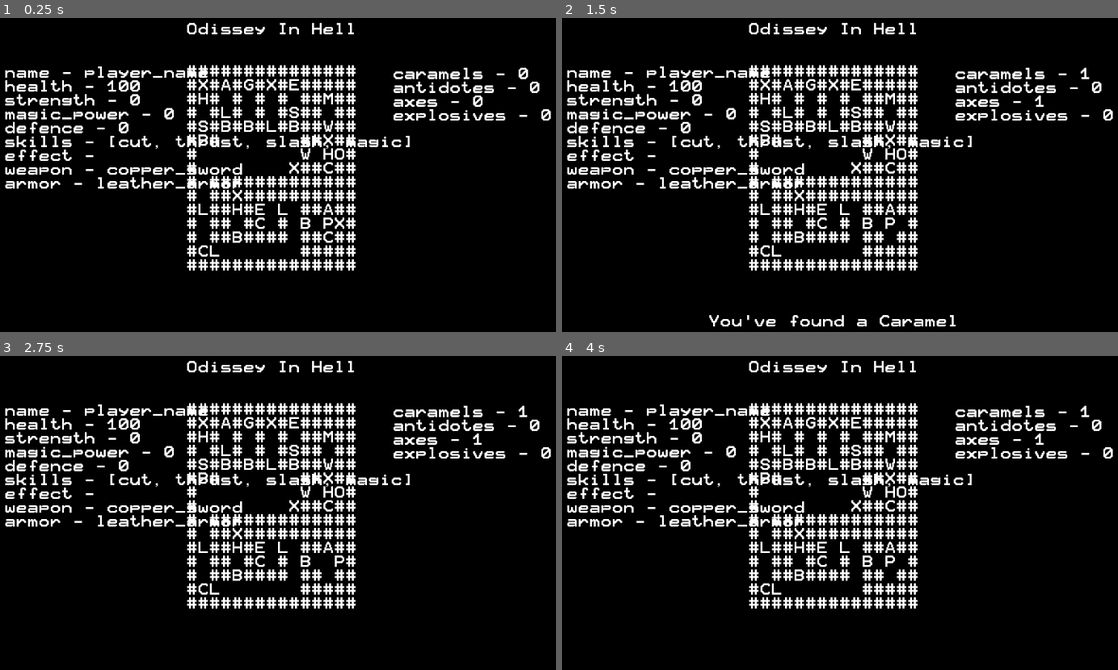
Above: before the commit, frames 1-4 (two rows, left to right).
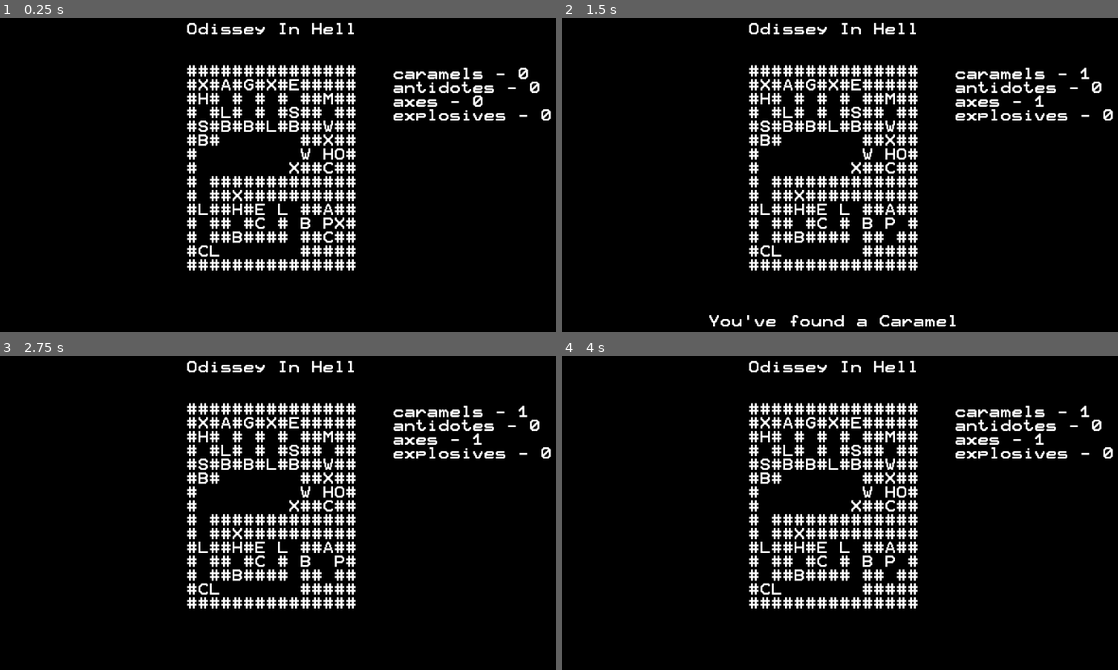
Above: after the commit, the same moments.

Repository: Dukebot/Odissey-in-Hell
Game: Godot game, scene res://src/Main.tscn
Same seed, same stepped clock (60 frames per second), same inputs: the game is played once before the commit and once after it.
Inputs:
- Up to frame 1 (0.25 s): no input
- Up to frame 2 (1.5 s): tap Enter at 0.5 s; hold Right (move_right) 0.53-1.28 s; tap Space (continue) at 0.6, 1.25, 1.35 s; hold Down (move_down) from 1.28 s (still down)
- Up to frame 3 (2.75 s): tap Space (continue) at 2, 2.3 s; release Down (move_down) at 2.03 s; hold Right (move_right) from 2.03 s (still down); tap N (no) at 2.1 s
- Up to frame 4 (4 s): tap Space (continue) at 2.75, 3.05, 3.5, 3.6 s; release Right (move_right) at 2.78 s; hold Up (move_up) 2.78-3.53 s; tap Y (yes) at 2.85 s; hold Left (move_left) from 3.53 s (still down)

The runs differ from the first frame. In frame 1, 4.2% of the frame differs, in the area x 0-74%, y 15-55%; in frame 2, 4.2%; in frame 3, 4.2%; in frame 4, 4.2%.

Commit message:
Mejoras en el estado del combate.

Diff:
--- a/src/CombatState.gd
+++ b/src/CombatState.gd
@@ -12,24 +12,26 @@
 
 func process_state():
 	var player = main.player
-	var skills = main.skills
 	var map = main.map
 
 	if turn == 0:
-		show_player_attack_selection()
+		show_attack_selection(player)
 		turn = 1
 
 	elif turn == 1:
-		var skill_key = get_player_skill_selection()
+		var skill_key = get_skill_selection(player)
 		if skill_key:
 			attack(player, skill_key, enemy)
+			if enemy["health"] < 0:
+				map[enemy_x][enemy_y] = " "
 			turn = 2
 
 	elif turn == 2:
-		main.show_message(last_attack_result_text)
+		main.show_message(last_attack_result_text + "\nPress SPACE to continue")
 		if Input.is_action_just_pressed("continue"):
-			if map[enemy_x][enemy_y] == " ":
+			if enemy["health"] < 0:
 				main.set_move_state()
+				main.show_message("You've defeated " + enemy["name"])
 			else:
 				turn = 3
 
@@ -38,18 +40,21 @@
 		var rand_skill_index = Utils.get_random_array_index(enemy_skill_keys)
 		var skill_key = enemy_skill_keys[rand_skill_index]
 		attack(enemy, skill_key, player)
+		if player["health"] < 0:
+			print("Game Over...")
+			main.set_move_state()
+			main.show_message("You've been defeated...")
 		turn = 4
 
 	elif turn == 4:
-		main.show_message(last_attack_result_text)
+		main.show_message(last_attack_result_text + "\nPress SPACE to continue")
 		if Input.is_action_just_pressed("continue"):
 			turn = 0
 
 
-func show_player_attack_selection():
-	var player = main.player
+func show_attack_selection(player: Dictionary):
+	var text = "Select your attack:"
 
-	var text = "Select your attack:"
 	var i = 0
 	for skill in player["skills"]:
 		i += 1
@@ -58,10 +63,9 @@
 	main.show_message(text)
 
 
-func get_player_skill_selection():
-	var player = main.player
+func get_skill_selection(player: Dictionary):
+	var skill_key
 
-	var skill_key
 	if Input.is_action_just_pressed("skill_1"):
 		skill_key = player["skills"][0]
 	elif Input.is_action_just_pressed("skill_2"):
@@ -73,8 +77,7 @@
 
 
 func attack(attacker: Dictionary, skill_key: String, target: Dictionary):
-	var skills = main.skills
-	var skill = skills[skill_key]
+	var skill = main.skills[skill_key]
 	var damage = attacker["strength"] + skill["power"] - target["defence"]
 
 	if rand_range(0, 1) < skill["accuracy"]:
@@ -82,10 +85,3 @@
 		last_attack_result_text = attacker["name"] + " used " + skill["name"] + " and inflicted " + str(damage) + " of damage"
 	else:
 		last_attack_result_text = attacker["name"] + " used " + skill["name"] + " and missed!"
-
-	if target["health"] < 0:
-		if target["name"] == "Player":
-			print("Game Over...")
-		else:
-			var map = main.map
-			map[enemy_x][enemy_y] = " "
--- a/src/Main.tscn
+++ b/src/Main.tscn
@@ -73,6 +73,7 @@
 }
 
 [node name="PlayerStats" type="Label" parent="."]
+visible = false
 margin_left = 89.0
 margin_top = 127.0
 margin_right = 281.0
